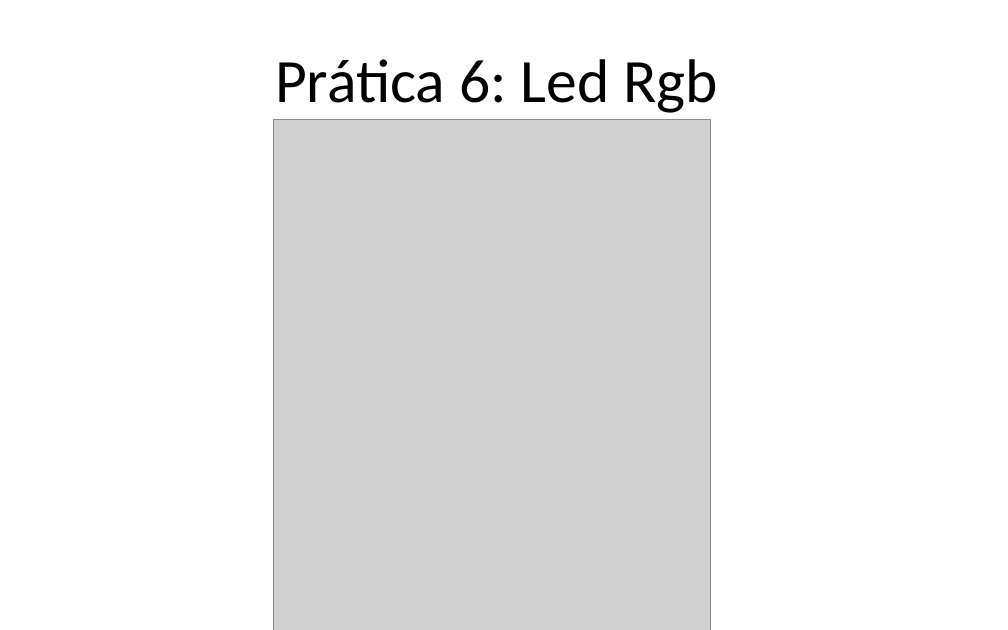
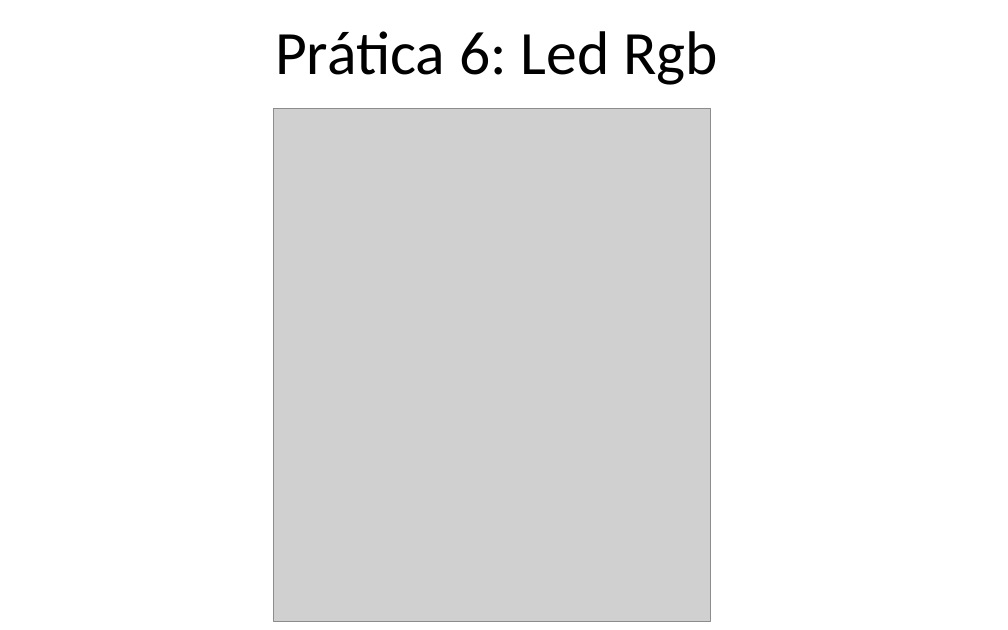
Before and after one commit to Gabrielgps25/Voluntariado-Arduino-Alpha, a slide deck: slide 21 of apresentacaoDeApoioArduinoIVoluntarios.pptx. Drawn at 1008x630 pixels with LibreOffice and Linux fonts; fonts in the diff are those of the drawing; grey boxes stand for pictures. Boxes give left, top, right and bottom in pixels: in the first picture for what was removed or moved away, otherwise in the second. Text is boxed around its words. In the diff, an @@ line names an element or a change of style, - is before the commit and + after.

```diff
--- a/apresentacaoDeApoioArduinoIVoluntarios.pptx
+++ b/apresentacaoDeApoioArduinoIVoluntarios.pptx
@@ title "Prática 6: Led Rgb": place and size @@
-title "Prática 6: Led Rgb" at (275,59,719,113)
+title "Prática 6: Led Rgb" at (275,31,719,85)
@@ picture: place and size @@
-picture at (274,120,711,630)
+picture at (274,109,711,621)
```
Also in this commit, not shown: 20 other slides changed, 3 slides added, 2 other files.
